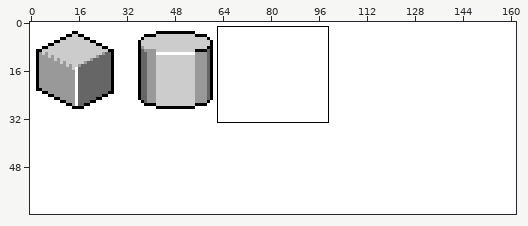
Pixel-art file, stored at BasicShapes/5shapes7.aseprite. The first picture is a wide view before the edit; the outline marks the close-up.
Close-up. First the earlier version:
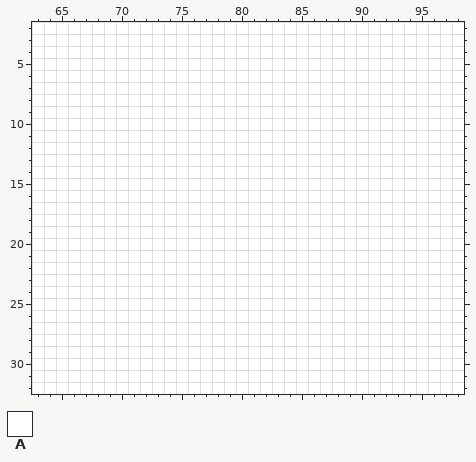
162x64 pixels, 1 frame. Shown: x 63..98, y 2..32.
Visible layers, top first: "Layer 2", "Background".
Palette (. is transparent): A #ffffff
Pixels before, first column x 63:
 2 AAAAAAAAAAAAAAAAAAAAAAAAAAAAAAAAAAAA
 3 AAAAAAAAAAAAAAAAAAAAAAAAAAAAAAAAAAAA
 4 AAAAAAAAAAAAAAAAAAAAAAAAAAAAAAAAAAAA
 5 AAAAAAAAAAAAAAAAAAAAAAAAAAAAAAAAAAAA
 6 AAAAAAAAAAAAAAAAAAAAAAAAAAAAAAAAAAAA
 7 AAAAAAAAAAAAAAAAAAAAAAAAAAAAAAAAAAAA
 8 AAAAAAAAAAAAAAAAAAAAAAAAAAAAAAAAAAAA
 9 AAAAAAAAAAAAAAAAAAAAAAAAAAAAAAAAAAAA
10 AAAAAAAAAAAAAAAAAAAAAAAAAAAAAAAAAAAA
11 AAAAAAAAAAAAAAAAAAAAAAAAAAAAAAAAAAAA
12 AAAAAAAAAAAAAAAAAAAAAAAAAAAAAAAAAAAA
13 AAAAAAAAAAAAAAAAAAAAAAAAAAAAAAAAAAAA
14 AAAAAAAAAAAAAAAAAAAAAAAAAAAAAAAAAAAA
15 AAAAAAAAAAAAAAAAAAAAAAAAAAAAAAAAAAAA
16 AAAAAAAAAAAAAAAAAAAAAAAAAAAAAAAAAAAA
17 AAAAAAAAAAAAAAAAAAAAAAAAAAAAAAAAAAAA
18 AAAAAAAAAAAAAAAAAAAAAAAAAAAAAAAAAAAA
19 AAAAAAAAAAAAAAAAAAAAAAAAAAAAAAAAAAAA
20 AAAAAAAAAAAAAAAAAAAAAAAAAAAAAAAAAAAA
21 AAAAAAAAAAAAAAAAAAAAAAAAAAAAAAAAAAAA
22 AAAAAAAAAAAAAAAAAAAAAAAAAAAAAAAAAAAA
23 AAAAAAAAAAAAAAAAAAAAAAAAAAAAAAAAAAAA
24 AAAAAAAAAAAAAAAAAAAAAAAAAAAAAAAAAAAA
25 AAAAAAAAAAAAAAAAAAAAAAAAAAAAAAAAAAAA
26 AAAAAAAAAAAAAAAAAAAAAAAAAAAAAAAAAAAA
27 AAAAAAAAAAAAAAAAAAAAAAAAAAAAAAAAAAAA
28 AAAAAAAAAAAAAAAAAAAAAAAAAAAAAAAAAAAA
29 AAAAAAAAAAAAAAAAAAAAAAAAAAAAAAAAAAAA
30 AAAAAAAAAAAAAAAAAAAAAAAAAAAAAAAAAAAA
31 AAAAAAAAAAAAAAAAAAAAAAAAAAAAAAAAAAAA
32 AAAAAAAAAAAAAAAAAAAAAAAAAAAAAAAAAAAA
After the commit:
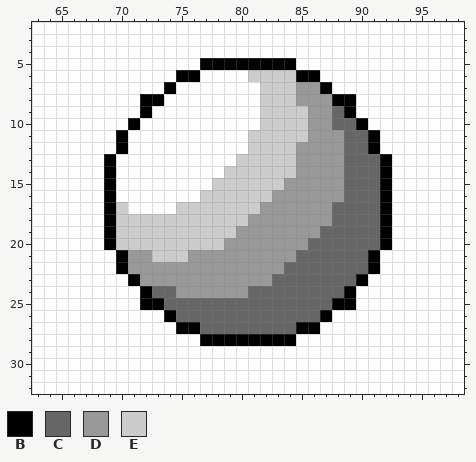
Colours new in this view: B #000000  C #666666  D #999999  E #cccccc
Edits made:
{"where": "layers \"Layer 2\", \"Background\""}
{"y":5,"x":77,"old":"AAAAAAAA","new":"BBBBBBBB"}
{"y":6,"x":75,"old":"AA","new":"BB"}
{"y":6,"x":81,"old":"AAAAAA","new":"EEEEBB"}
{"y":7,"x":74,"old":"A","new":"B"}
{"y":7,"x":82,"old":"AAAAAA","new":"EEEDDB"}
{"y":8,"x":72,"old":"AA","new":"BB"}
{"y":8,"x":82,"old":"AAAAAAAA","new":"EEEDDDBB"}
{"y":9,"x":72,"old":"A","new":"B"}
{"y":9,"x":82,"old":"AAAAAAAA","new":"EEEEDDCB"}
{"y":10,"x":71,"old":"A","new":"B"}
{"y":10,"x":82,"old":"AAAAAAAAA","new":"EEEEDDCCB"}
{"y":11,"x":70,"old":"A","new":"B"}
{"y":11,"x":81,"old":"AAAAAAAAAAA","new":"EEEEEDDDCCB"}
{"y":12,"x":70,"old":"A","new":"B"}
{"y":12,"x":81,"old":"AAAAAAAAAAA","new":"EEEEDDDDCCB"}
{"y":13,"x":69,"old":"A","new":"B"}
{"y":13,"x":80,"old":"AAAAAAAAAAAAA","new":"EEEEEDDDDCCCB"}
{"y":14,"x":69,"old":"A","new":"B"}
{"y":14,"x":79,"old":"AAAAAAAAAAAAAA","new":"EEEEEEDDDDCCCB"}
{"y":15,"x":69,"old":"A","new":"B"}
{"y":15,"x":78,"old":"AAAAAAAAAAAAAAA","new":"EEEEEEDDDDDCCCB"}
{"y":16,"x":69,"old":"A","new":"B"}
{"y":16,"x":77,"old":"AAAAAAAAAAAAAAAA","new":"EEEEEEDDDDDDCCCB"}
{"y":17,"x":69,"old":"AA","new":"BE"}
{"y":17,"x":75,"old":"AAAAAAAAAAAAAAAAAA","new":"EEEEEEEDDDDDDCCCCB"}
{"y":18,"x":69,"old":"AAAAAAAAAAAAAAAAAAAAAAAA","new":"BEEEEEEEEEEEDDDDDDDCCCCB"}
{"y":19,"x":69,"old":"AAAAAAAAAAAAAAAAAAAAAAAA","new":"BEEEEEEEEEEDDDDDDDCCCCCB"}
{"y":20,"x":69,"old":"AAAAAAAAAAAAAAAAAAAAAAAA","new":"BEEEEEEEEEDDDDDDDCCCCCCB"}
{"y":21,"x":70,"old":"AAAAAAAAAAAAAAAAAAAAAA","new":"BDDEEEDDDDDDDDDCCCCCCB"}
{"y":22,"x":70,"old":"AAAAAAAAAAAAAAAAAAAAAA","new":"BDDDDDDDDDDDDDCCCCCCCB"}
{"y":23,"x":71,"old":"AAAAAAAAAAAAAAAAAAAA","new":"BDDDDDDDDDDDCCCCCCCB"}
{"y":24,"x":72,"old":"AAAAAAAAAAAAAAAAAA","new":"BCCDDDDDDCCCCCCCCB"}
{"y":25,"x":72,"old":"AAAAAAAAAAAAAAAAAA","new":"BBCCCCCCCCCCCCCCBB"}
{"y":26,"x":74,"old":"AAAAAAAAAAAAAA","new":"BCCCCCCCCCCCCB"}
{"y":27,"x":75,"old":"AAAAAAAAAAAA","new":"BBCCCCCCCCBB"}
{"y":28,"x":77,"old":"AAAAAAAA","new":"BBBBBBBB"}
